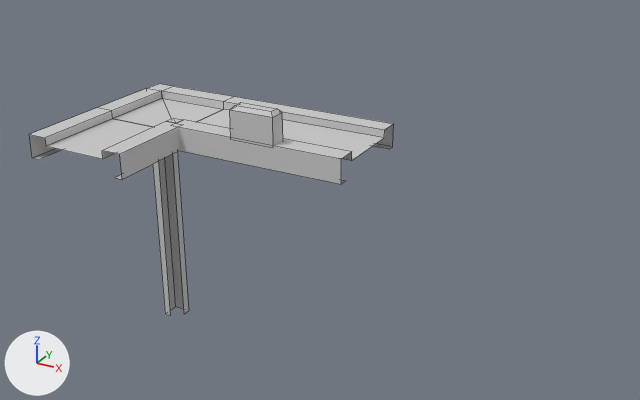
Before and after pictures for a commit that changed the FBX model Sources/Mijs/objects/wall_top_1.FBX.
The view is the same before and after, from a camera (50 mm lens) standing at (4.59, -7.03, 4.76) and looking at (0.52, 0.36, 1.07). The lights are fixed; the arrows at lower left show +X, +Y and +Z. Mesh edges are drawn as thin lines. Where no turn or scale is listed for an object, it has been applied to the vertices.

The first picture shows 'corner', 'point', 'wall-top', 'wall-top001'.
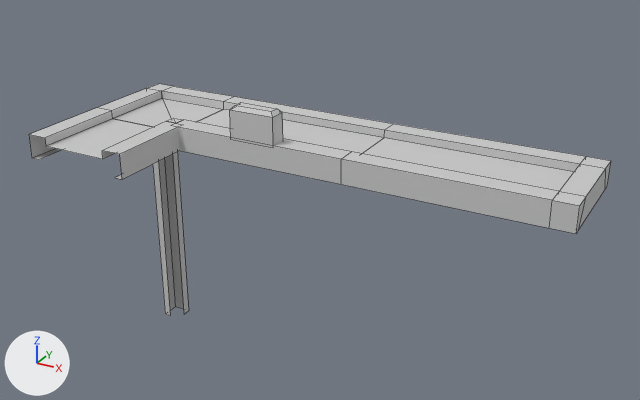
Location of each change, [x1, y1, x2, y2] in pixels of the pictures (640 x 400 px):
'wall_end-top002', added: after [341, 124, 611, 234]

What the commit changed:
Mesh me_mesh_004 is new.
It has 28 vertices, 21 faces and spans x -1.0..1.23, y -0.59..0.59, z -0.13..0.13.
It uses material mat_01___default (light grey #cacaca).
Object 'wall_end-top002' (ob_wall_end_top002) is new; it shows me_mesh_004.
Its location is (2.0, 0.5, 1.63).
